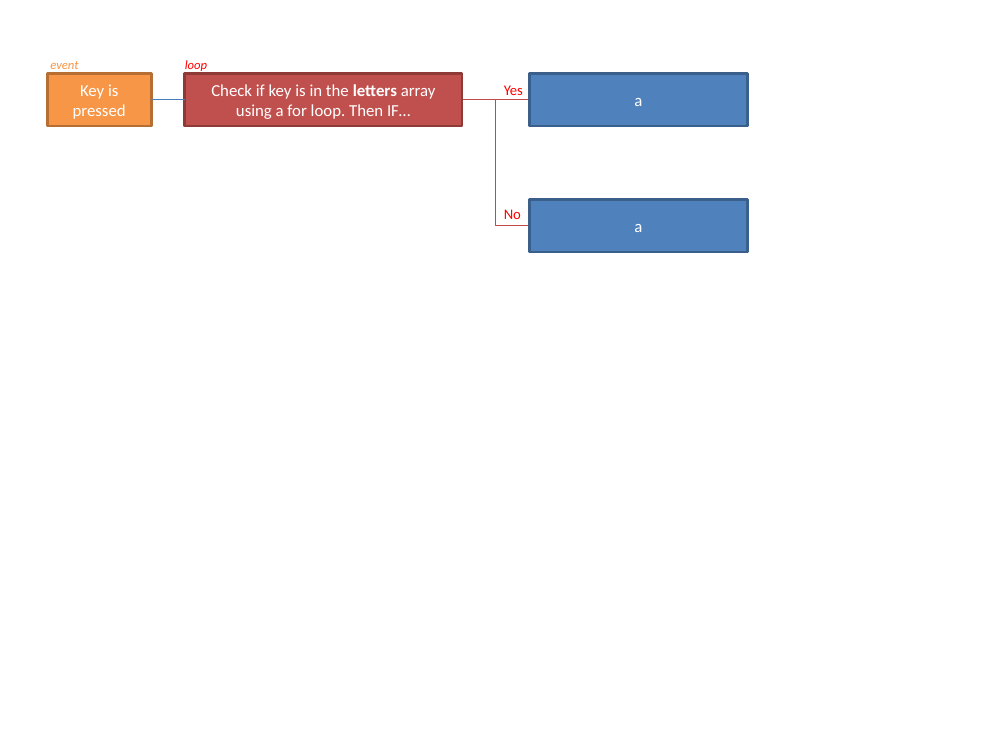
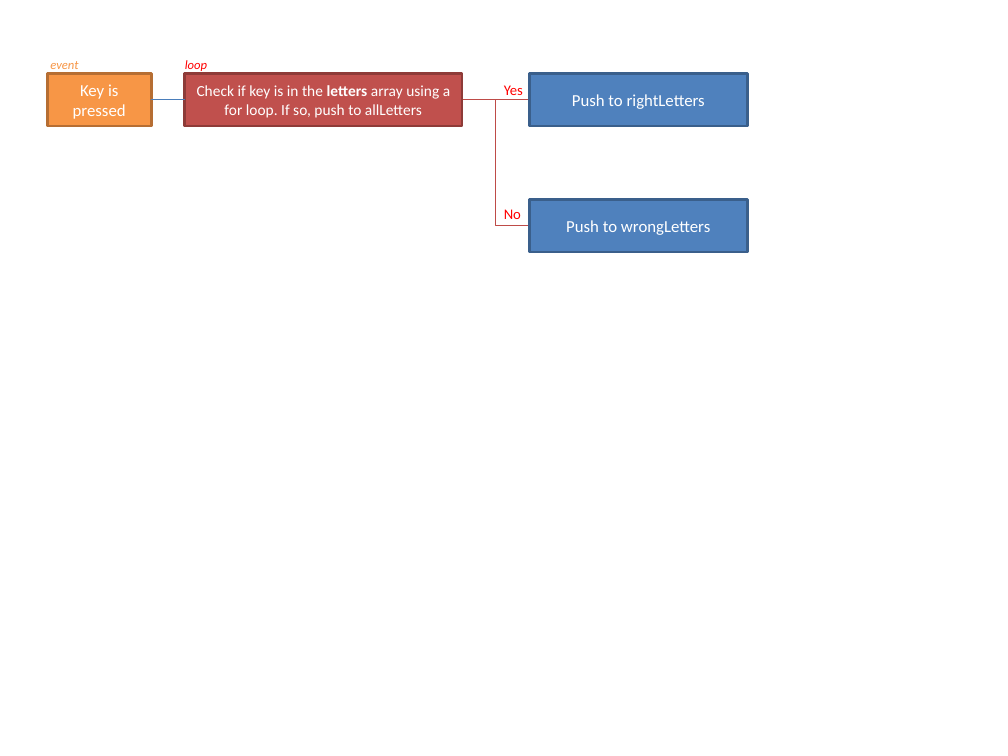
Before and after one commit to gui365/WordGuessGame, a slide deck: slide 1 of hangman_js.pptx. Drawn at 1008x756 pixels with LibreOffice and Linux fonts; fonts in the diff are those of the drawing. Boxes give left, top, right and bottom in pixels: in the first picture for what was removed or moved away, otherwise in the second. Text is boxed around its words. In the diff, an @@ line names an element or a change of style, - is before the commit and + after.

```diff
--- a/hangman_js.pptx
+++ b/hangman_js.pptx
@@ text in rectangle at (x1=197, y1=85, x2=450, y2=118): text changed; size 12 to 11 pt @@
-Check if key is in the letters array using a for loop. Then IF…
+Check if key is in the letters array using a for loop. If so, push to allLetters
@@ text in rectangle at (x1=572, y1=94, x2=705, y2=109): text changed @@
-a
+Push to rightLetters
@@ text in rectangle at (x1=566, y1=220, x2=710, y2=235): text changed @@
-a
+Push to wrongLetters
```
Also in this commit, not shown: 4 other files.
